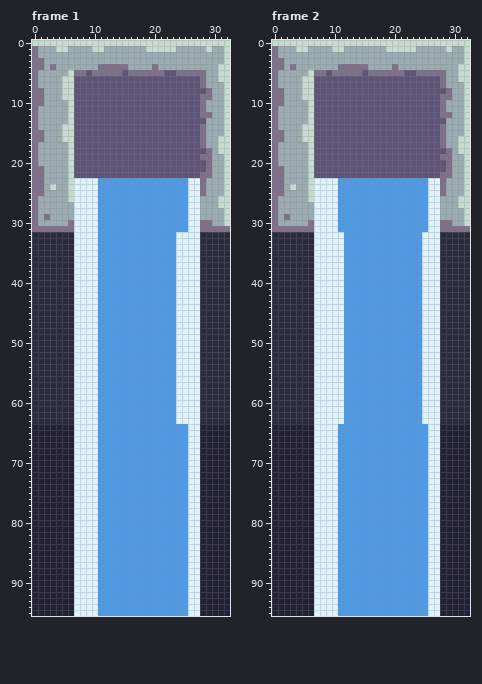
Pixel-art file -- Origins/Other/FountainAnimation.aseprite. That is the earlier state.
33x96 pixels, 16 frames. Shown: frame 1, frame 2. The commit also changed other frames, which this record leaves out.
New version:
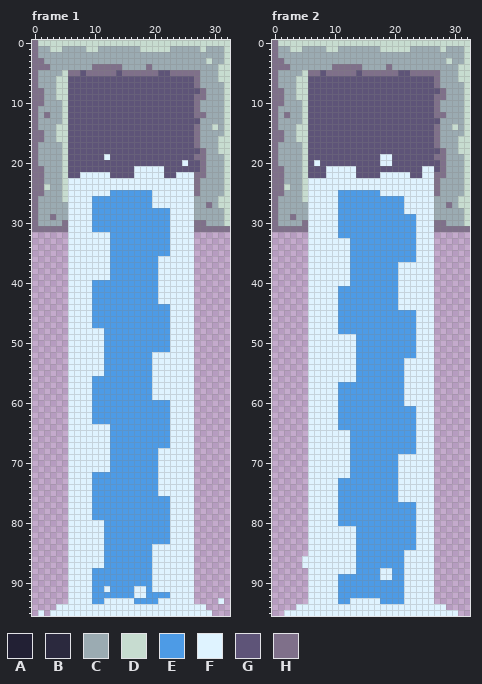
Palette (. is transparent): A #222034  B #2b293e  C #9babb2  D #c7dcd0  E #4d9be6  F #dff3ff  G #5e5478  H #7f708a
What changed:
layer "Layer 2" now hidden
layer "Layer 1 Copy Copy" added
layer "Layer 1" removed
Changed rows in their new state; - is an unchanged pixel.
Frame 1:
first column x 0:
 0 H--------------------------------
 1 ---D-C---D-C------D----C----DC---
 3 -----------------------------D---
 4 --HC------H----C---HC------------
 5 -----DH-GH----GH-----G-H----C----
 6 ----D-G--------------------HC----
 7 ----D-G--------------------HC----
 8 ----D-G---------------------HC---
 9 ----D-G--------------------H-C---
10 -----DG--------------------HC----
11 -----DG--------------------HC----
12 --H--DG--------------------H-C---
13 -----DG---------------------C----
14 ----D-G--------------------HC-D--
15 ----D-G--------------------HC----
16 ----D-G--------------------HC----
17 -----DG--------------------HC----
18 -----DG---------------------HC---
19 -----DG-----F--------------H-C---
20 -----DG------------------F--HC---
21 -----DG----------FFFFF------HC---
22 -----DG-FFFFF----FFFFF--FFFH-C---
23 -----DF----FFFFFFFFFFFFFFF-HC----
24 --DC-DF----FFFFFFFFFFFFFFF-HC----
25 -----DF----FF-------FFFFFF-HC----
26 -----DF---E---------FFFFFF-C-----
27 ------F---E---------FFFFFF-C-H---
28 ------F---E------------FFF-C-----
29 --CH--F---E------------FFF-C-----
30 -----HF---E------------FFF-H-C---
31 ------F---E------------FFF-H-----
32 ......F----FF----------F---......
33 ......F----FF----------F---......
34 ......F----FF----------F---......
35 ......F----FF----------F---......
36 ......F----FF--------FFF---......
37 ......F----FF--------FFF---......
38 ......F----FF--------FFF---......
39 ......F----FF--------FFF---......
40 ......F---E----------FFF---......
41 ......F---E----------FFF---......
42 ......F---E----------FFF---......
43 ......F---E----------FFF---......
44 ......F---E------------F---......
45 ......F---E------------F---......
46 ......F---E------------F---......
47 ......F---E------------F---......
48 ......F----F-----------F---......
49 ......F----F-----------F---......
50 ......F----F-----------F---......
51 ......F----F-----------F---......
52 ......F----F--------FFFF---......
53 ......F----F--------FFFF---......
54 ......F----F--------FFFF---......
55 ......F----F--------FFFF---......
56 ......F---E---------FFFF---......
57 ......F---E---------FFFF---......
58 ......F---E---------FFFF---......
59 ......F---E---------FFFF---......
60 ......F---E------------F---......
61 ......F---E------------F---......
62 ......F---E------------F---......
63 ......F---E------------F---......
64 ......F----FF----------FFF-......
65 ......F----FF----------FFF-......
66 ......F----FF----------FFF-......
67 ......F----FF----------FFF-......
68 ......F----FF--------FFFFF-......
69 ......F----FF--------FFFFF-......
70 ......F----FF--------FFFFF-......
71 ......F----FF--------FFFFF-......
72 ......F---E----------FFFFF-......
73 ......F---E----------FFFFF-......
74 ......F---E----------FFFFF-......
75 ......F---E----------FFFFF-......
76 ......F---E------------FFF-......
77 ......F---E------------FFF-......
78 ......F---E------------FFF-......
79 ......F---E------------FFF-......
80 ......F----F-----------FFF-......
81 ......F----F-----------FFF-......
82 ......F----F-----------FFF-......
83 ......F----F-----------FFF-......
84 ......F----F--------FFFFFF-......
85 ......F----F--------FFFFFF-......
86 ......F----F--------FFFFFF-......
87 ......F----F--------FFFFFF-......
88 ......F---E---------FFFFFF-......
89 ......F---E---------FFFFFF-......
90 ......F---E---------FFFFFF-......
91 ......F---E-F----FF-FFFFFF-......
92 ......F---E------FF----FFF-......
93 ......F---E-FFFFF----FFFFF-....F.
94 ....FFF----FFFFFFFFFFFFFFF--F....
95 .F.FFFF----FFFFFFFFFFFFFFF--FF...
Frame 2:
first column x 0:
 0 H--------------------------------
 1 ---D-C---D-C------D----C----DC---
 3 -----------------------------D---
 4 --HC------H----C---HC------------
 5 -----DH-GH----GH-----G-H----C----
 6 ----D-G--------------------HC----
 7 ----D-G--------------------HC----
 8 ----D-G---------------------HC---
 9 ----D-G--------------------H-C---
10 -----DG--------------------HC----
11 -----DG--------------------HC----
12 --H--DG--------------------H-C---
13 -----DG---------------------C----
14 ----D-G--------------------HC-D--
15 ----D-G--------------------HC----
16 ----D-G--------------------HC----
17 -----DG--------------------HC----
18 -----DG---------------------HC---
19 -----DG-----------FF-------H-C---
20 -----DGF----------FF--------HC---
21 -----DG--FFFFF-----------FF-HC---
22 -----DG--FFFFF----FFFFF--FFH-C---
23 -----DF----FFFFFFFFFFFFFFF-HC----
24 --DC-DF----FFFFFFFFFFFFFFF-HC----
25 -----DF-----------FFFFFFFF-HC----
26 -----DF---------------FFFF-C-----
27 ------F---------------FFFF-C-H---
28 ------F---------------FFFF-C-----
29 --CH--F-----------------FF-C-----
30 -----HF-----------------FF-H-C---
31 ------F-----------------FF-H-----
32 ......F----E------------F--......
33 ......F-----F-----------F--......
34 ......F-----F-----------F--......
35 ......F-----F-----------F--......
36 ......F-----F-----------F--......
37 ......F-----F--------FFFF--......
38 ......F-----F--------FFFF--......
39 ......F-----F--------FFFF--......
40 ......F-----F--------FFFF--......
41 ......F----E---------FFFF--......
42 ......F----E---------FFFF--......
43 ......F----E---------FFFF--......
44 ......F----E---------FFFF--......
45 ......F----E------------F--......
46 ......F----E------------F--......
47 ......F----E------------F--......
48 ......F----E------------F--......
49 ......F-----FF----------F--......
50 ......F-----FF----------F--......
51 ......F-----FF----------F--......
52 ......F-----FF----------F--......
53 ......F-----FF--------FFF--......
54 ......F-----FF--------FFF--......
55 ......F-----FF--------FFF--......
56 ......F-----FF--------FFF--......
57 ......F----E----------FFF--......
58 ......F----E----------FFF--......
59 ......F----E----------FFF--......
60 ......F----E----------FFF--......
61 ......F----E------------F--......
62 ......F----E------------F--......
63 ......F----E------------F--......
64 ......F-----------------FF-......
65 ......F----FF-----------FF-......
66 ......F----FF-----------FF-......
67 ......F----FF-----------FF-......
68 ......F----FF-----------FF-......
69 ......F----FF--------FFFFF-......
70 ......F----FF--------FFFFF-......
71 ......F----FF--------FFFFF-......
72 ......F----FF--------FFFFF-......
73 ......F--------------FFFFF-......
74 ......F--------------FFFFF-......
75 ......F--------------FFFFF-......
76 ......F--------------FFFFF-......
77 ......F-----------------FF-......
78 ......F-----------------FF-......
79 ......F-----------------FF-......
80 ......F-----------------FF-......
81 ......F----FFF----------FF-......
82 ......F----FFF----------FF-......
83 ......F----FFF----------FF-......
84 ......F----FFF----------FF-......
85 ......F----FFF--------FFFF-......
86 .....FF----FFF--------FFFF-......
87 .....FF----FFF--------FFFF-......
88 ......F----FFF----FF--FFFF-......
89 ......F-----------FF--FFFF-......
90 ......F---------------FFFF-......
91 ......F---------------FFFF-......
92 ......F---------------FFFF-......
93 ......F------FFFFF----FFFF-......
94 ....FFF----FFFFFFFFFFFFFFF--F....
95 ..FFFFF----FFFFFFFFFFFFFFF--FFF..
